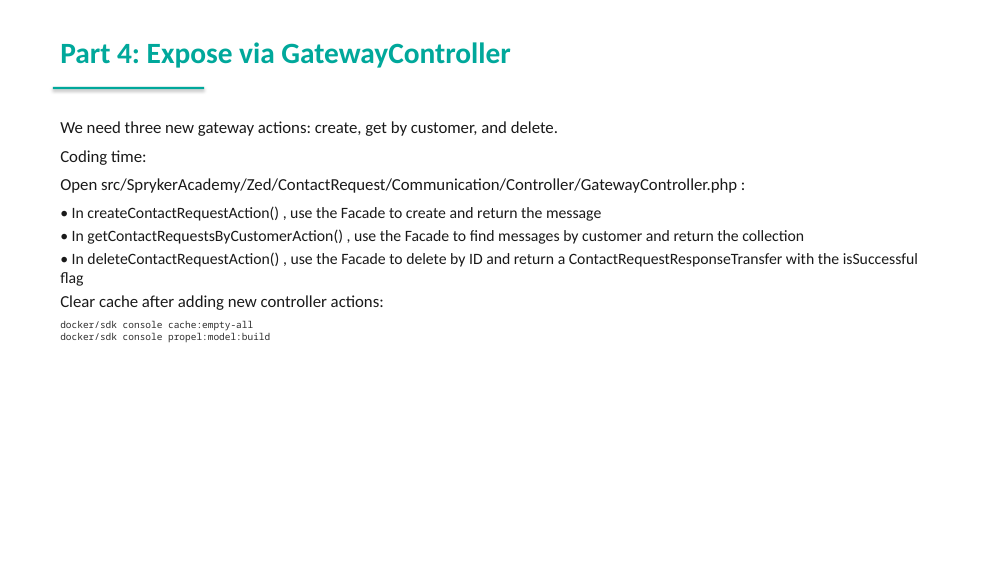
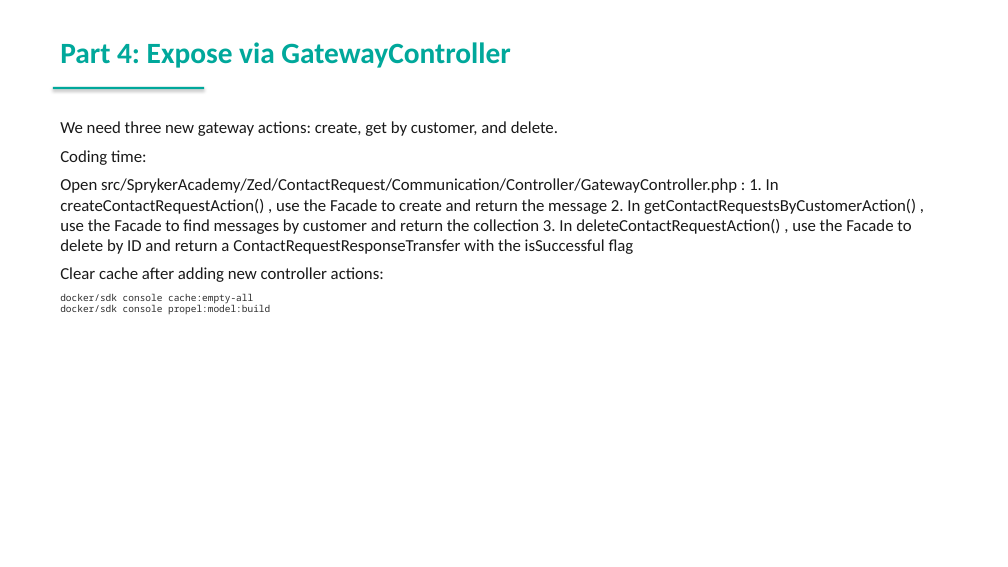
Before and after one commit to spryker-academy/instructor-exercises, a slide deck: slide 181 of guides-pptx/spryker-academy-fundamental.pptx (slide 173 before the commit). Drawn at 1008x567 pixels with LibreOffice and Linux fonts; fonts in the diff are those of the drawing. Boxes give left, top, right and bottom in pixels: in the first picture for what was removed or moved away, otherwise in the second. Text is boxed around its words. In the diff, an @@ line names an element or a change of style, - is before the commit and + after.

```diff
--- a/guides-pptx/spryker-academy-fundamental.pptx
+++ b/guides-pptx/spryker-academy-fundamental.pptx
@@ text at [60, 178, 916, 254]: text changed; size 15 to 16 pt @@
-Open src/SprykerAcademy/Zed/ContactRequest/Communication/Controller/GatewayController.php :
-• In createContactRequestAction() , use the Facade to create and return the message
-• In getContactRequestsByCustomerAction() , use the Facade to find messages by customer and return the collection
-• In deleteContactRequestAction() , use the Facade to delete by ID and return a ContactRequestResponseTransfer with the isSuccessful flag
+Open src/SprykerAcademy/Zed/ContactRequest/Communication/Controller/GatewayController.php : 1. In createContactRequestAction() , use the Facade to create and return the message 2. In getContactRequestsByCustomerAction() , use the Facade to find messages by customer and return the collection 3. In deleteContactRequestAction() , use the Facade to delete by ID and return a ContactRequestResponseTransfer with the isSuccessful flag
```
Also in this commit, not shown: 74 other slides changed, 11 slides added, 3 slides removed, 16 other files.
